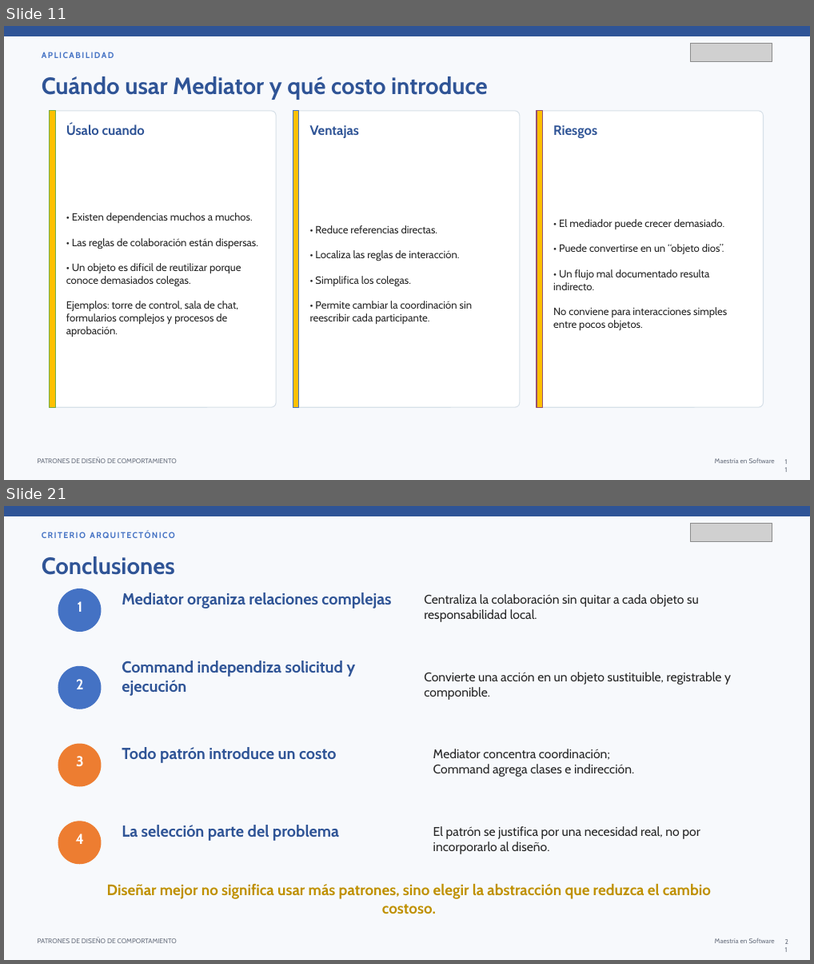
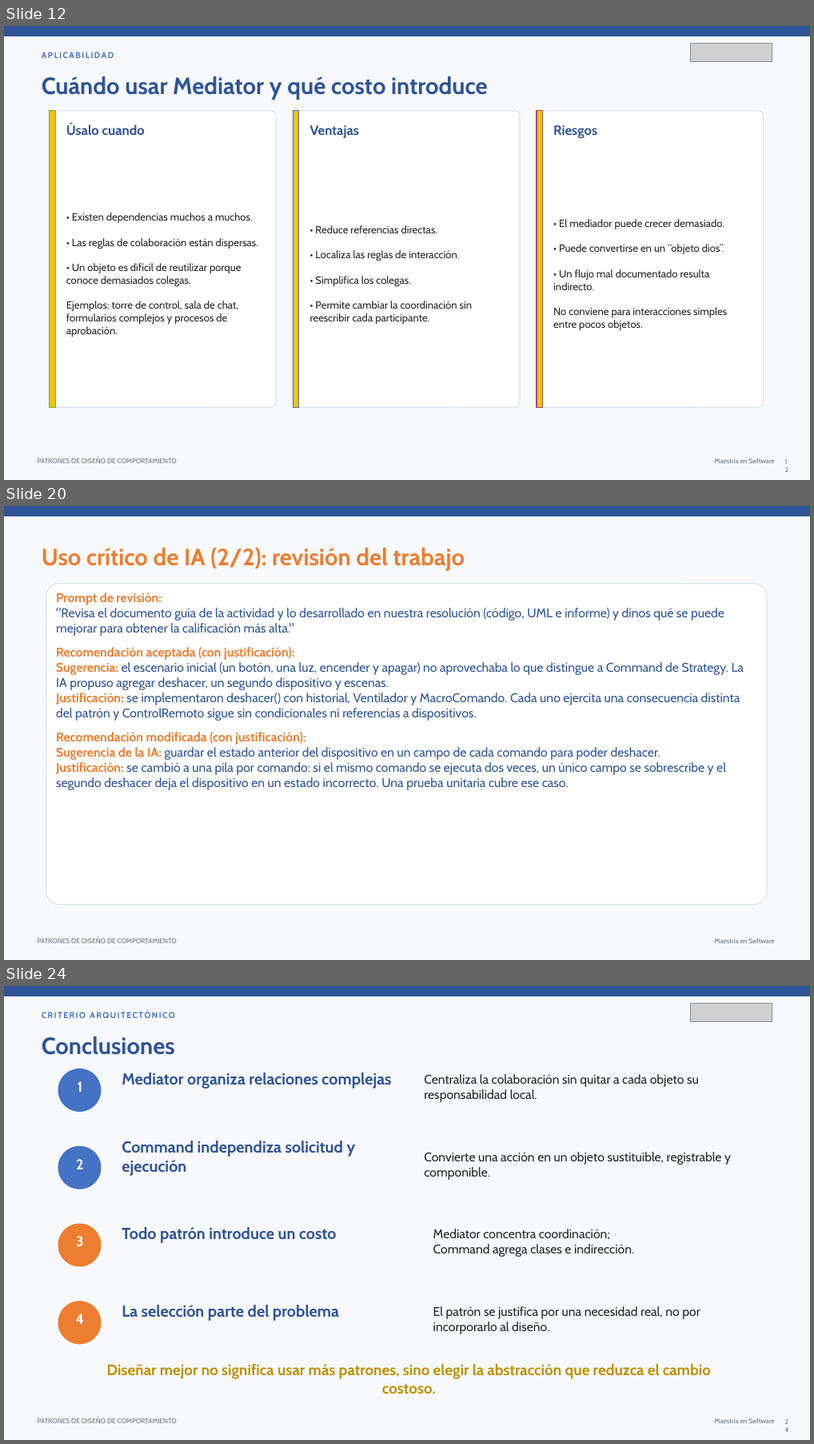
Before and after one commit to carytnas/PDS_Actividad03_Grupo02, a slide deck: documentacion/PDS_Actividad03_Grupo02.pptx. Shown one above the other, each under a label of ours: slides 11 and 21 before the commit, slides 12, 20 and 24 after it; the slides between them are not shown. The pictures are 814x964 and 814x1444 pixels, drawn with LibreOffice and Linux fonts; fonts in the diff are those of the drawing; grey boxes stand for pictures. Boxes give left, top, right and bottom in pixels: in the first picture for what was removed or moved away, otherwise in the second. Text is boxed around its words. In the diff, an @@ line names an element or a change of style, - is before the commit and + after.

Commit message:
Mejoras de Mediator y Command, pruebas e informe actualizado
- Mediator: AvionSanitario con prioridad en la torre, aviso de nuevas
  posiciones en la cola y registro de aeronaves desde el cliente.
- Command: deshacer con historial, Ventilador, MacroComando y control
  con varios botones reasignables.
- Pruebas unitarias con JUnit 5 (13 pruebas) y pom.xml para mvn test.
- Diagramas UML regenerados y alineados con el código.
- Informe (docx y pdf) y presentación actualizados.

```diff
--- a/documentacion/PDS_Actividad03_Grupo02.pptx
+++ b/documentacion/PDS_Actividad03_Grupo02.pptx
@@ slide 20 added at (x1=4, y1=506, x2=810, y2=960), background #F7F9FC; not listed: 3 template elements that a slide beside it also shows @@
@@ text added at (x1=42, y1=548, x2=466, y2=571), 28 pt, text #ED7D31, bold @@
+Uso crítico de IA (2/2): revisión del trabajo
@@ rounded rectangle added at (x1=46, y1=584, x2=767, y2=904), fill #FFFFFF, outline #D7E0E8 1 pt, 15 pt, text #2F5597 @@
+Prompt de revisión:
+"Revisa el documento guía de la actividad y lo desarrollado en nuestra resolución (código, UML e informe) y dinos qué se puede mejorar para obtener la calificación más alta."
+Recomendación aceptada (con justificación):
+Sugerencia: el escenario inicial (un botón, una luz, encender y apagar) no aprovechaba lo que distingue a Command de Strategy. La IA propuso agregar deshacer, un segundo dispositivo y escenas.
+Justificación: se implementaron deshacer() con historial, Ventilador y MacroComando. Cada uno ejercita una consecuencia distinta del patrón y ControlRemoto sigue sin condicionales ni referencias a dispositivos.
+Recomendación modificada (con justificación):
+Sugerencia de la IA: guardar el estado anterior del dispositivo en un campo de cada comando para poder deshacer.
+Justificación: se cambió a una pila por comando: si el mismo comando se ejecuta dos veces, un único campo se sobrescribe y el segundo deshacer deja el dispositivo en un estado incorrecto. Una prueba unitaria cubre ese caso.
@@ what was slide 11 is now slide 12 @@
@@ what was slide 21 is now slide 24 @@
```
Also in this commit, not shown: 16 slides changed, 2 other slides added, 24 other files.
